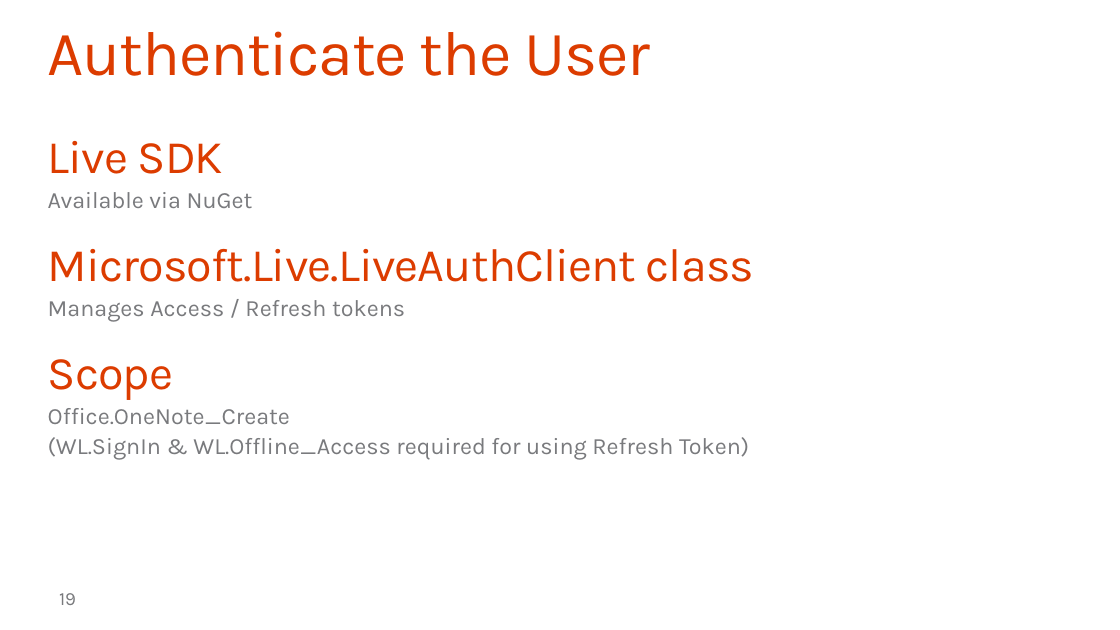
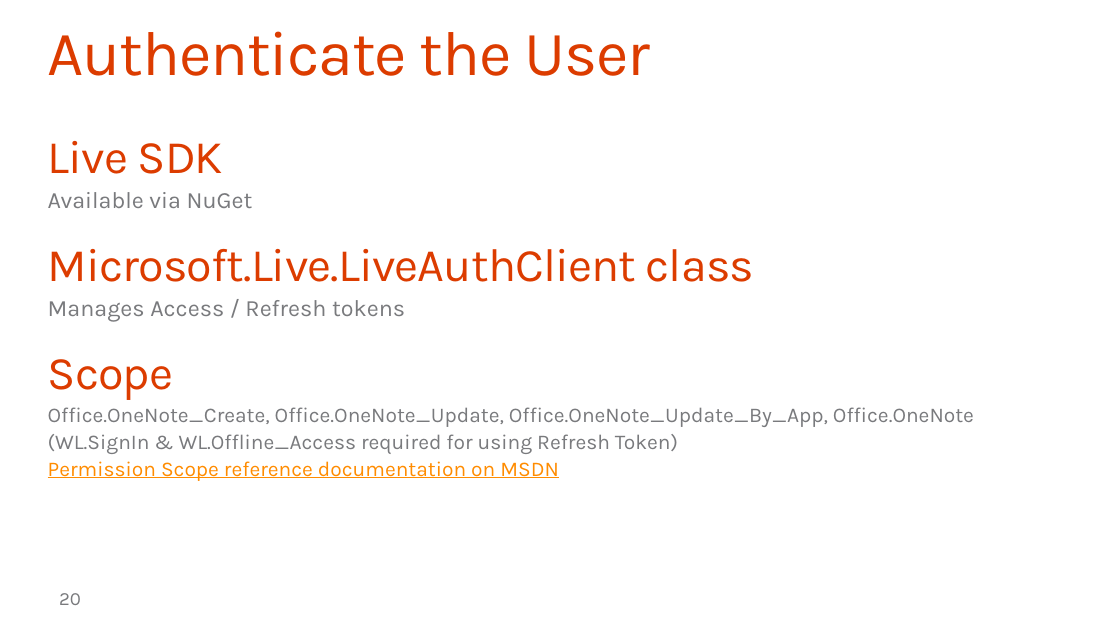
Before and after one commit to OfficeDev/TrainingContent, a slide deck: slide 20 of O3653-7 Deep Dive into the Office 365 APIs for OneNote services/O3653-7 Deep Dive into the Office 365 APIs for OneNote services.pptx (slide 19 before the commit). Drawn at 1120x630 pixels with LibreOffice and Linux fonts; fonts in the diff are those of the drawing; background and template pictures are left out. Boxes give left, top, right and bottom in pixels: in the first picture for what was removed or moved away, otherwise in the second. Text is boxed around its words. In the diff, an @@ line names an element or a change of style, - is before the commit and + after.

```diff
--- a/O3653-7 Deep Dive into the Office 365 APIs for OneNote services/O3653-7 Deep Dive into the Office 365 APIs for OneNote services.pptx
+++ b/O3653-7 Deep Dive into the Office 365 APIs for OneNote services/O3653-7 Deep Dive into the Office 365 APIs for OneNote services.pptx
@@ text at [48, 407, 974, 427]: text changed; size 20 to 18 pt @@
-  Office.OneNote_Create
+  Office.OneNote_Create, Office.OneNote_Update, Office.OneNote_Update_By_App, Office.OneNote
@@ text at [48, 434, 678, 454]: size 20 to 18 pt in "(WL.SignIn & WL.Offline_Access required for using Refresh ..." @@
@@ text at [48, 461, 559, 481]: paragraph added @@
+  Permission Scope reference documentation on MSDN
@@ page number at [59, 593, 81, 605]: text changed @@
-19
+20
```
Also in this commit, not shown: 6 other slides changed, 1 slide added.
